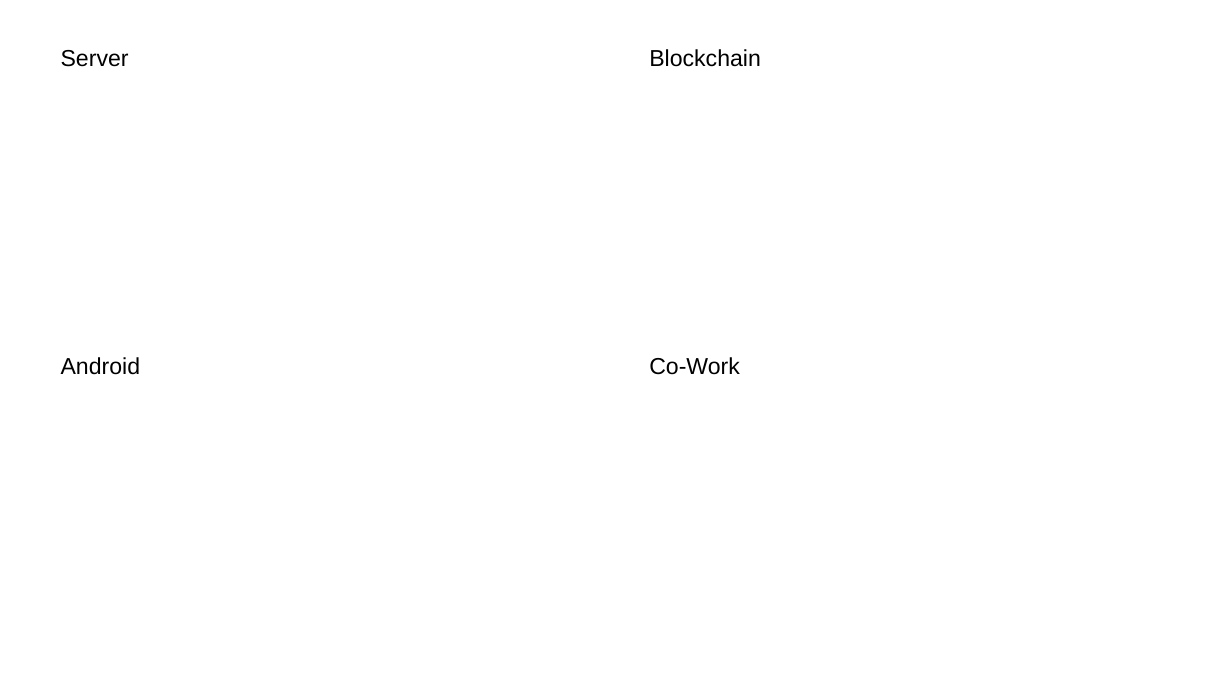
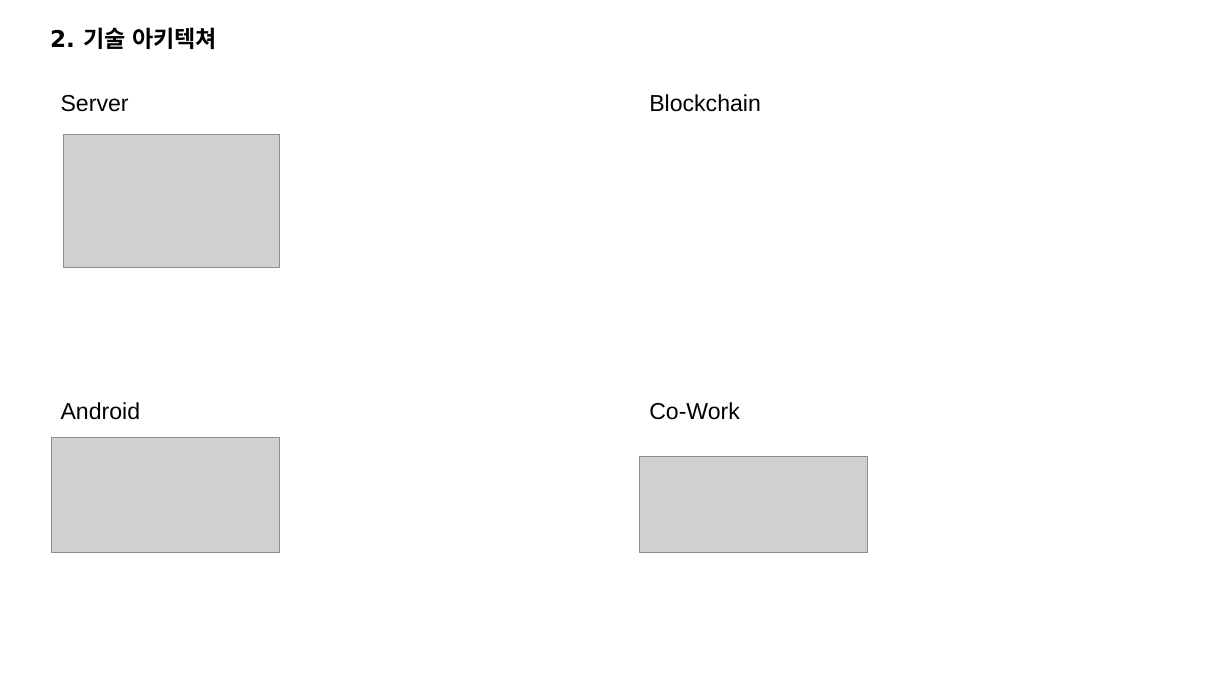
Before and after one commit to ro0opf/blockchain-jdp, a slide deck: slide 3 of blockchain_archi_v3.1.pptx. Drawn at 1232x693 pixels with LibreOffice and Linux fonts; fonts in the diff are those of the drawing; grey boxes stand for pictures. Boxes give left, top, right and bottom in pixels: in the first picture for what was removed or moved away, otherwise in the second. Text is boxed around its words. In the diff, an @@ line names an element or a change of style, - is before the commit and + after.

```diff
--- a/blockchain_archi_v3.1.pptx
+++ b/blockchain_archi_v3.1.pptx
@@ text added at (x1=50, y1=27, x2=217, y2=49), 18 pt, text #000000, bold @@
+2. 기술 아키텍쳐
@@ picture added at (x1=64, y1=135, x2=280, y2=267) @@
@@ 4 texts moved together from (x1=61, y1=49, x2=761, y2=375) to (x1=61, y1=94, x2=761, y2=420) @@
@@ picture added at (x1=52, y1=438, x2=280, y2=553) @@
@@ picture added at (x1=640, y1=457, x2=868, y2=552) @@
```
Also in this commit, not shown: 3 other slides changed, 1 slide added, 1 slide removed.
